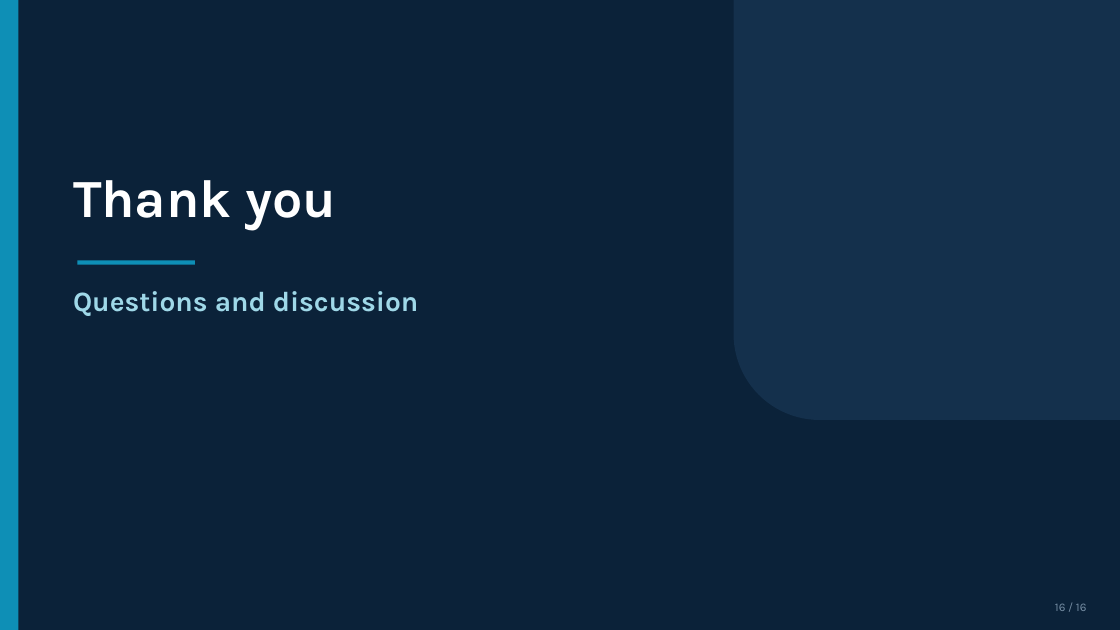
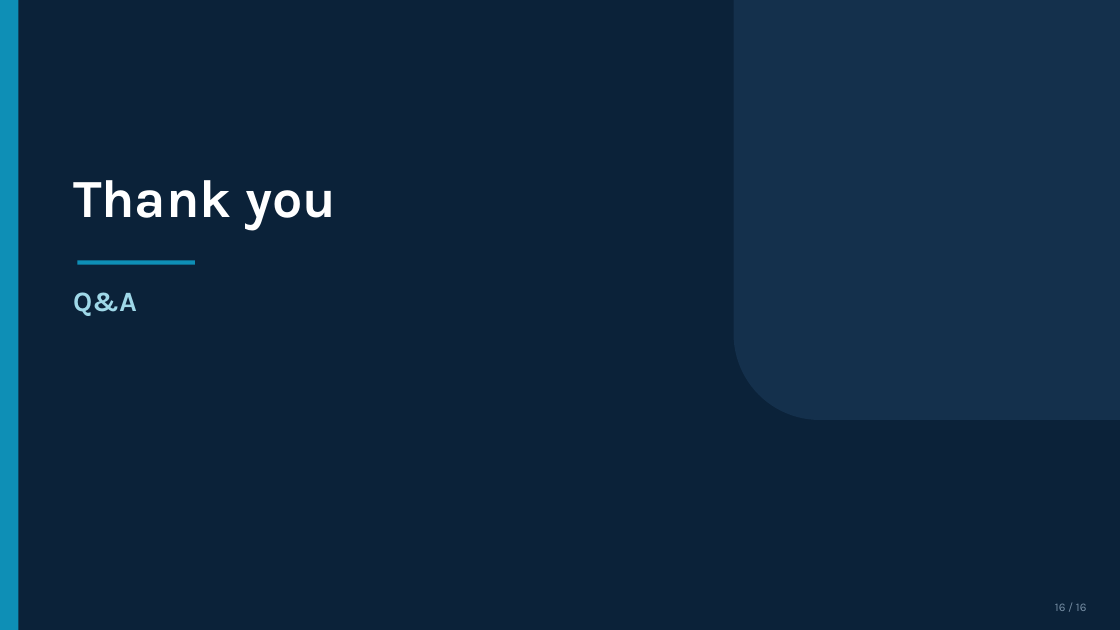
Before and after one commit to Zheyi-D/am-defect-tl, a slide deck: slide 26 of reports/slides_draft.pptx (slide 25 before the commit). Drawn at 1120x630 pixels with LibreOffice and Linux fonts; fonts in the diff are those of the drawing. Boxes give left, top, right and bottom in pixels: in the first picture for what was removed or moved away, otherwise in the second. Text is boxed around its words. In the diff, an @@ line names an element or a change of style, - is before the commit and + after.

```diff
--- a/reports/slides_draft.pptx
+++ b/reports/slides_draft.pptx
@@ text at (73,292,137,316): text changed @@
-Questions and discussion
+Q&A
```
Also in this commit, not shown: 5 other slides changed, 1 slide added, 3 other files.
